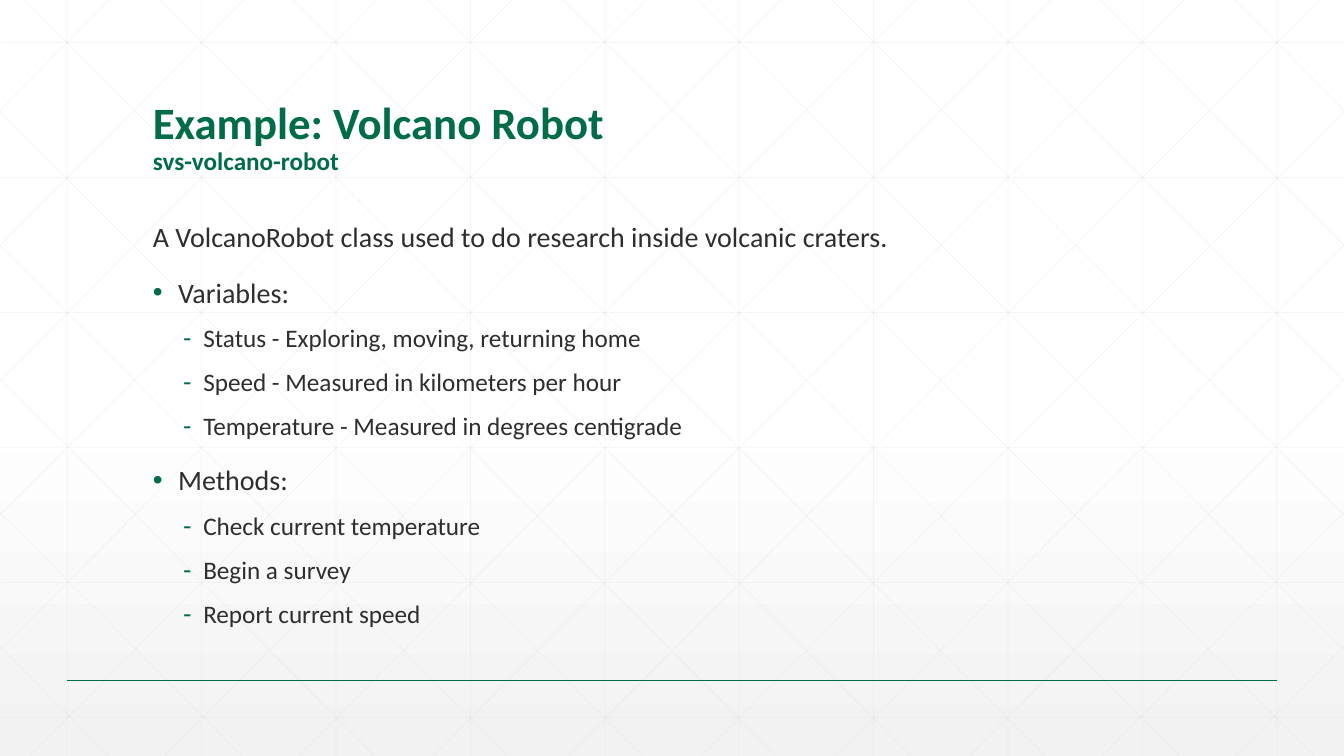
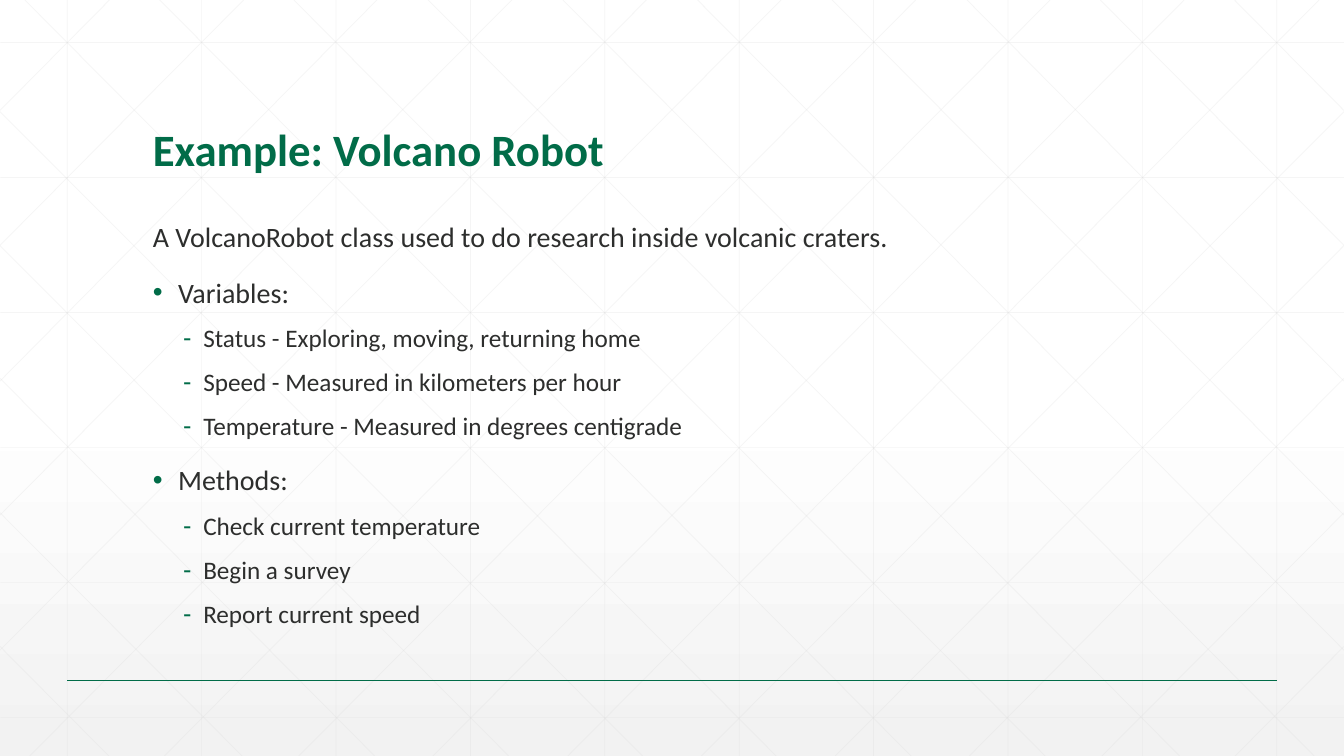
Before and after one commit to SrinS/svs-talent, a slide deck: slide 7 of 01. Java SE/Slides/02. OOP.pptx. Drawn at 1344x756 pixels with LibreOffice and Linux fonts; fonts in the diff are those of the drawing; background and template pictures are left out. Boxes give left, top, right and bottom in pixels: in the first picture for what was removed or moved away, otherwise in the second. Text is boxed around its words. In the diff, an @@ line names an element or a change of style, - is before the commit and + after.

```diff
--- a/01. Java SE/Slides/02. OOP.pptx
+++ b/01. Java SE/Slides/02. OOP.pptx
@@ title at box(153, 134, 603, 173): text changed @@
-Example: Volcano Robot
-svs-volcano-robot
+Example: Volcano Robot
```
Also in this commit, not shown: 1 other slide changed, 11 other files.
